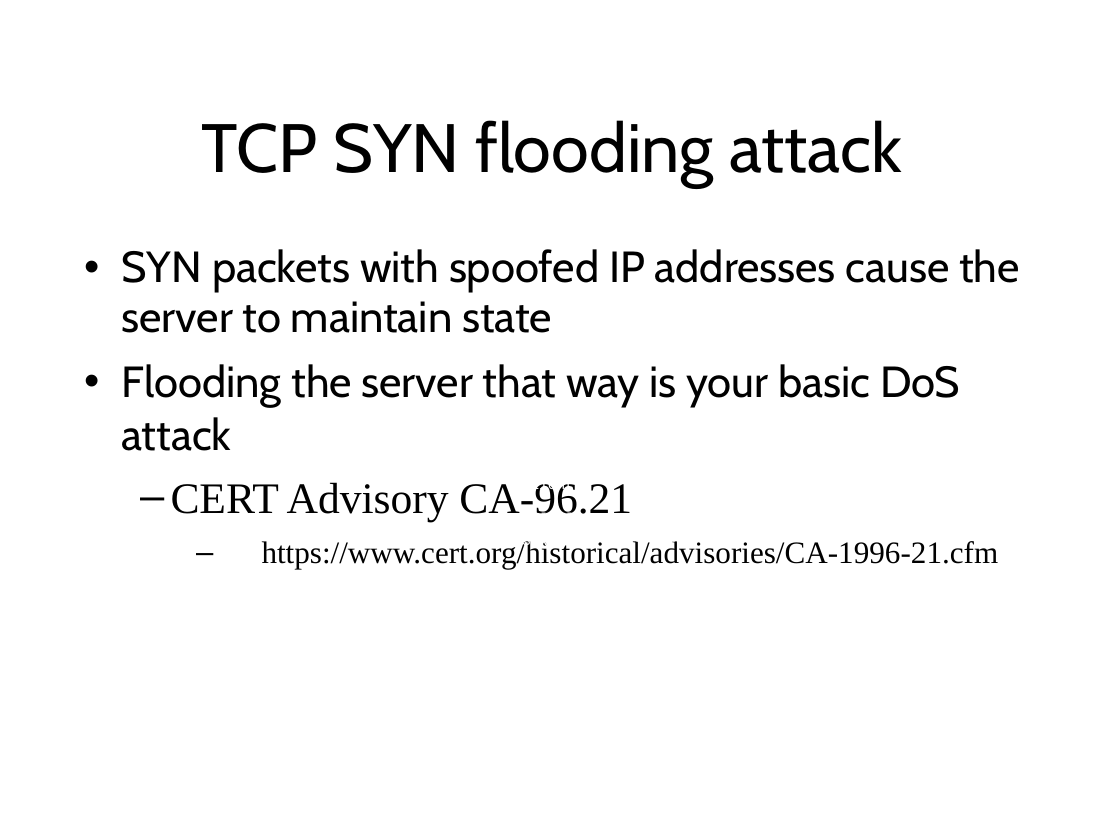
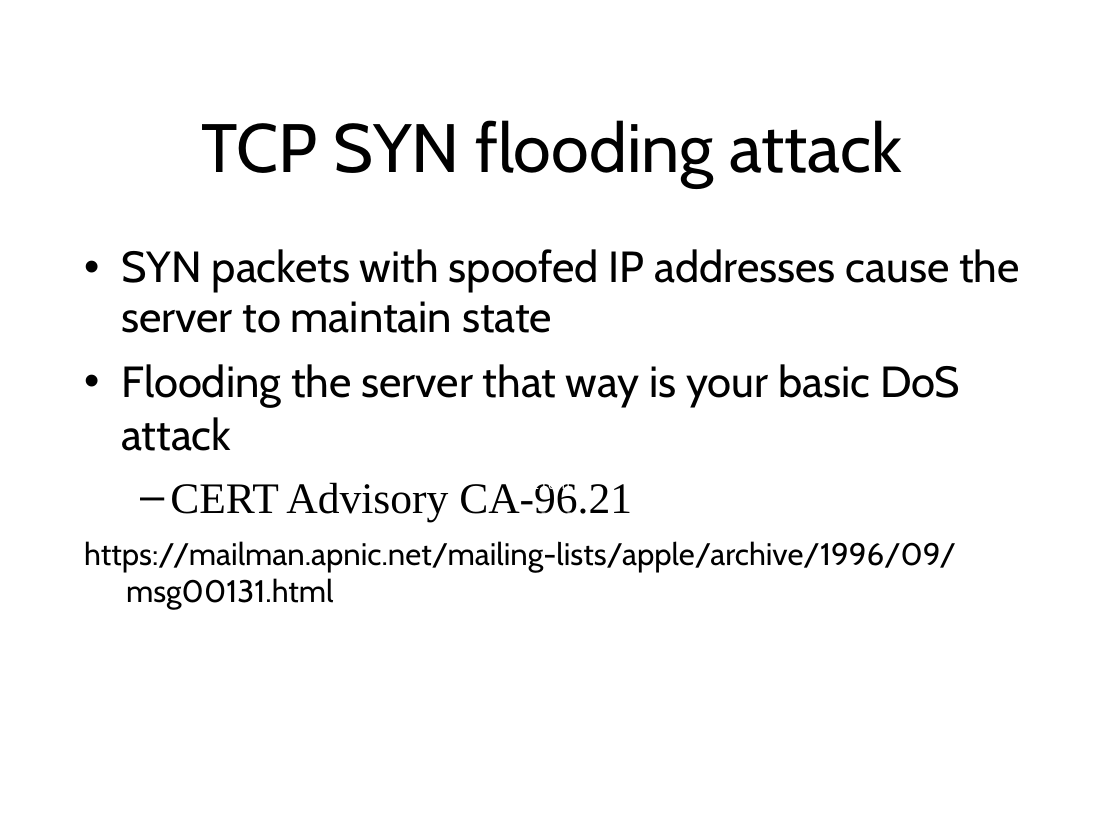
Before and after one commit to sftcd/cs7053, a slide deck: slide 44 of 2016lectures/02-concepts.ppt (slide 43 before the commit). Drawn at 1120x840 pixels with LibreOffice and Linux fonts; fonts in the diff are those of the drawing. Boxes give left, top, right and bottom in pixels: in the first picture for what was removed or moved away, otherwise in the second. Text is boxed around its words. In the diff, an @@ line names an element or a change of style, - is before the commit and + after.

```diff
--- a/2016lectures/02-concepts.ppt
+++ b/2016lectures/02-concepts.ppt
@@ text at [84, 541, 956, 610]: text changed; font Times New Roman to Cabin @@
-  – https://www.cert.org/historical/advisories/CA-1996-21.cfm
+https://mailman.apnic.net/mailing-lists/apple/archive/1996/09/msg00131.html
```
Also in this commit, not shown: 42 other slides changed, 4 slides added, 5 other files.
